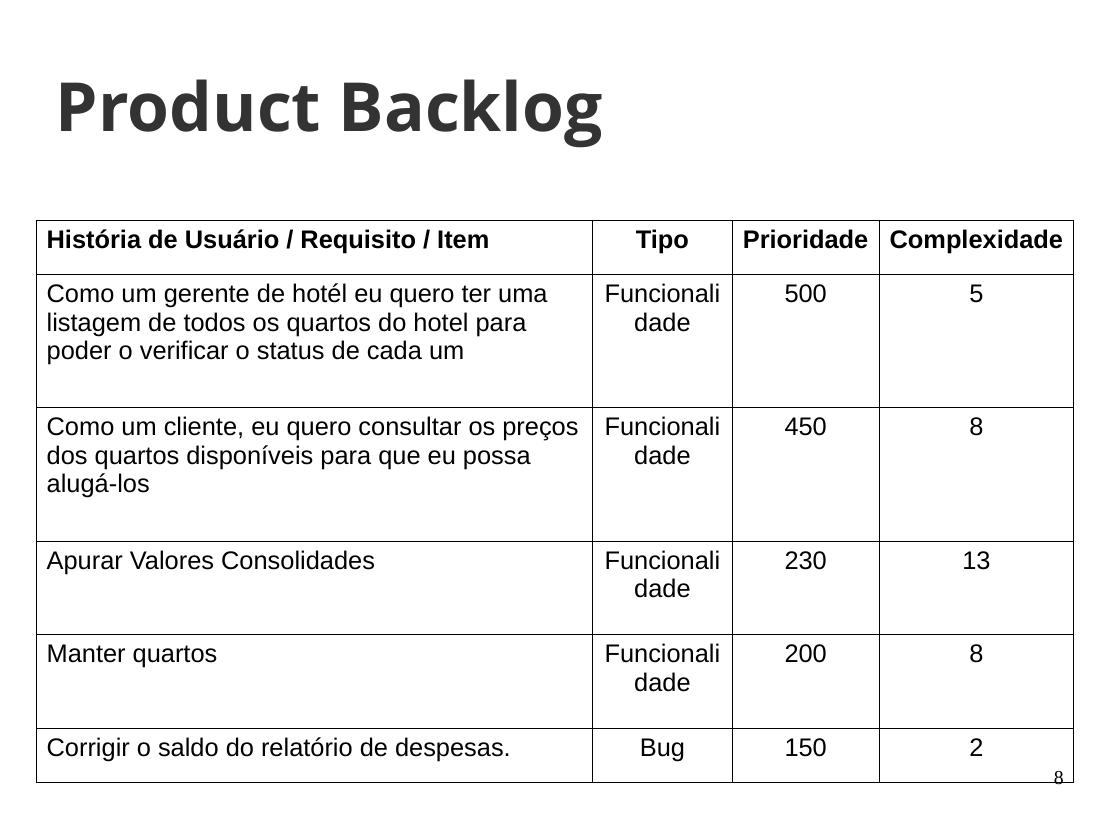
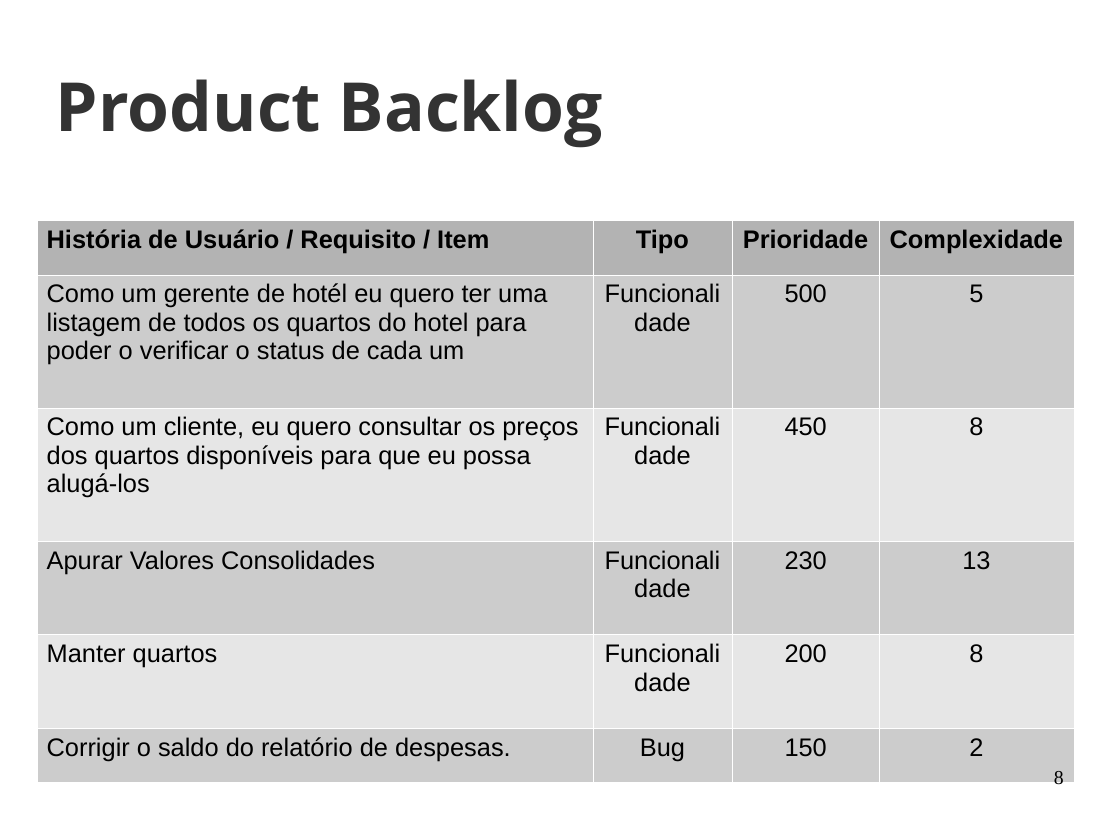
Before and after one commit to joaohelio/eng_de_software, a slide deck: slide 8 of Aulas/20170429/aula_2.odp. Drawn at 1120x840 pixels with LibreOffice and Linux fonts; fonts in the diff are those of the drawing; background and template pictures are left out. Boxes give left, top, right and bottom in pixels: in the first picture for what was removed or moved away, otherwise in the second. Text is boxed around its words. In the diff, an @@ line names an element or a change of style, - is before the commit and + after.

```diff
--- a/Aulas/20170429/aula_2.odp
+++ b/Aulas/20170429/aula_2.odp
@@ table at (37, 221, 1074, 783) @@
@@ fill none to #B3B3B3 in row 1 @@
@@ fill none to #CCCCCC in 12 cells @@
@@ fill none to #E6E6E6 in 8 cells @@
@@ borders changed @@
```
Also in this commit, not shown: 5 other slides changed.
